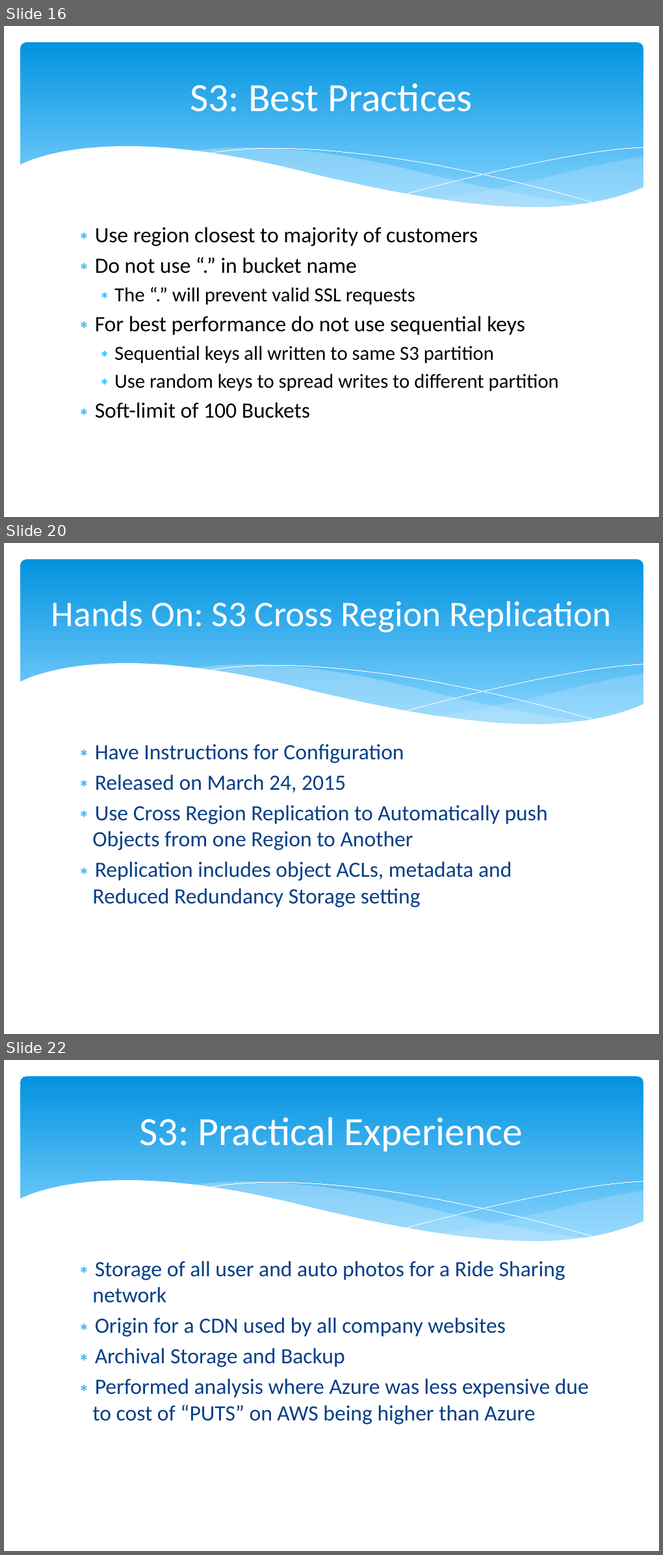
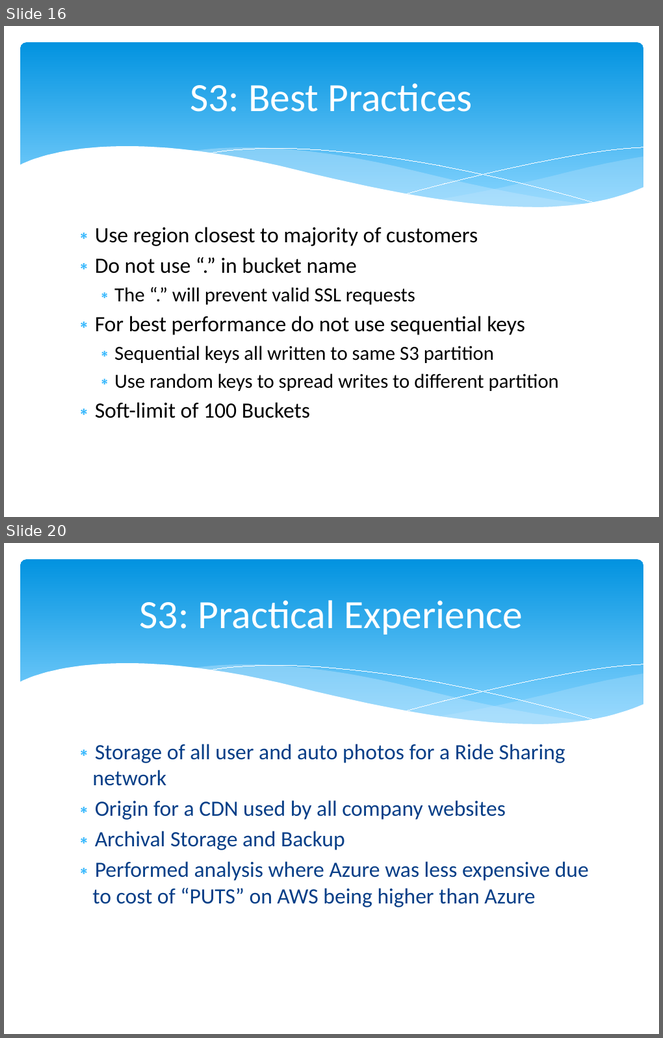
Before and after one commit to cloudavail/awstraining, a slide deck: aws-s3/aws-s3.pptx. Shown one above the other, each under a label of ours: slides 16, 20 and 22 before the commit, slides 16 and 20 after it; the slides between them are not shown. The pictures are 663x1555 and 663x1038 pixels, drawn with LibreOffice and Linux fonts; fonts in the diff are those of the drawing. Boxes give left, top, right and bottom in pixels: in the first picture for what was removed or moved away, otherwise in the second. Text is boxed around its words. In the diff, an @@ line names an element or a change of style, - is before the commit and + after.

```diff
--- a/aws-s3/aws-s3.pptx
+++ b/aws-s3/aws-s3.pptx
@@ slide 20 removed at (4, 543, 659, 1034), background #FFFFFF; not listed: 6 template elements that a slide beside it also shows @@
@@ title removed at (51, 601, 611, 633) @@
-Hands On: S3 Cross Region Replication
@@ text removed at (92, 744, 548, 908) @@
-∗ Have Instructions for Configuration
-∗ Released on March 24, 2015
-∗ Use Cross Region Replication to Automatically push Objects from one Region to Another
-∗ Replication includes object ACLs, metadata and Reduced Redundancy Storage setting
@@ what was slide 22 is now slide 20 @@
```
Also in this commit, not shown: 6 slides changed, 1 other slide removed, 12 other files.
